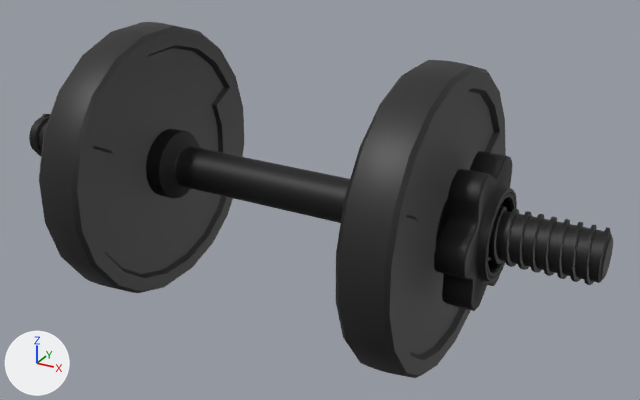
The FBX model Assets/Dumbell Assets/dumbbell_3.75_b.fbx: old version first, new version second.
One viewpoint serves both versions: a 50 mm camera at (0.313, -0.508, 0.25) aimed at (0.028, 0.011, -0.009). The axes (+X, +Y, +Z) are drawn at lower left. The lights are the same throughout.

In view in the first picture: 'Dumbbell_Part_01', 'Dumbbell_Part_02', 'Dumbbell_Part_02__1_', 'Dumbbell_Part_04'.
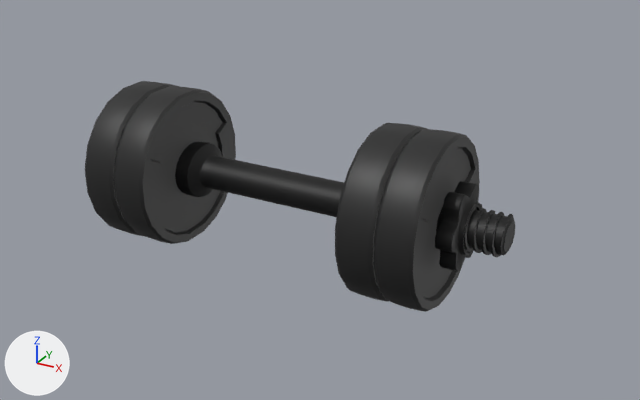
Changed parts and their boxes (x1, y1, x2, y2) in the pictures (640 x 400 px; the box of a moved part takes in the faces that stretch with it):
'Dumbbell_Part_02__1_', mesh rescaled: before (39, 22, 244, 293); after (85, 81, 176, 236)
'Dumbbell_Part_02', mesh rescaled, moved (37% narrower, 42% shorter): before (336, 60, 506, 378); after (374, 129, 480, 312)
'Dumbbell_Part_01', rescaled: before (29, 114, 613, 285); after (175, 141, 515, 257)
'Dumbbell_Part_02__1_.001', added (black): after (114, 86, 236, 244)
'Dumbbell_Part_04', mesh rescaled, moved (43% narrower, 43% shorter): before (434, 151, 517, 311); after (435, 181, 482, 271)
'Dumbbell_Part_02.001', added (black): after (335, 123, 427, 302)
part 2 of me_scene_001, moved or reshaped: before (39, 22, 506, 378); after (85, 81, 480, 312)

What the commit changed:
Material 'Material.002' (mat_material_002) is new.
Its base color is (0.015, 0.015, 0.015) (black #212121).
me_scene_001 has 448 vertices, 896 faces and spans x -14.2..14.2, y 4.2..9.0, z -14.5..14.5.
me_scene_001 is used by ob_dumbbell_part_02__1; parent ob_dumbbell; location (-6.765, 0.0, 0.0); rotation (-3.142, 0.0, -1.571), in degrees (-180, 0, -90); scale (0.731, 0.731, 0.731).
me_scene_001 part 2: the whole mesh is scaled about its middle by (0.575, 0.762, 0.575), then moved by (0.1, 0.4, 0.0).
me_scene_003 has 1334 vertices, 2668 faces and spans x -4.69..4.73, y 0.11..3.35, z -5.15..5.17.
me_scene_003 is used by ob_dumbbell_part_04; parent ob_dumbbell; location (13.37, 0.0, 0.0); rotation (0.0, 0.0, -1.571), in degrees (0, 0, -90).
me_scene_003 part 1: the whole mesh is scaled about its middle by 0.572, then moved by (-0.02, -1.16, -0.01).
Mesh me_scene_001_1 is new.
It has 448 vertices, 896 faces and spans x -8.1..8.2, y 1.4..5.0, z -8.3..8.3.
It uses material mat_material_002 (black #212121).
Object 'Dumbbell_Part_01' (ob_dumbbell_part_01) is rescaled from (1.36, 1.36, 1.36) to (1.0, 1.05, 1.19).
Object 'Dumbbell_Part_04' (ob_dumbbell_part_04) moves from (13.37, 0.0, 0.0) to (13.27, 0.0, 0.0).
Object 'Dumbbell_Part_02' (ob_dumbbell_part_02) moves from (6.982, 0.0, 0.0) to (6.652, 0.0, 0.0).
Object 'Dumbbell_Part_02__1_.001' (ob_dumbbell_part_02__1__001) is new; it shows me_scene_001_1.
Its parent is ob_dumbbell_001.
Its location is (-6.765, 0.0, 0.0).
Its rotation in degrees is (-180, 0, -90).
Its scale is (0.731, 0.731, 0.731).
Object 'Dumbbell.001' (ob_dumbbell_001) is new.
Its location is (0.0, 0.0, 0.0).
Its rotation in degrees is (90, 0, 0).
Its scale is (0.01, 0.01, 0.01).
Object 'Dumbbell_Part_02.001' (ob_dumbbell_part_02_001) is new; it shows me_scene_001_1.
Its parent is ob_dumbbell_001.
Its location is (6.652, 0.0, 0.0).
Its rotation in degrees is (0, 0, -90).
Its scale is (0.731, 0.731, 0.731).
